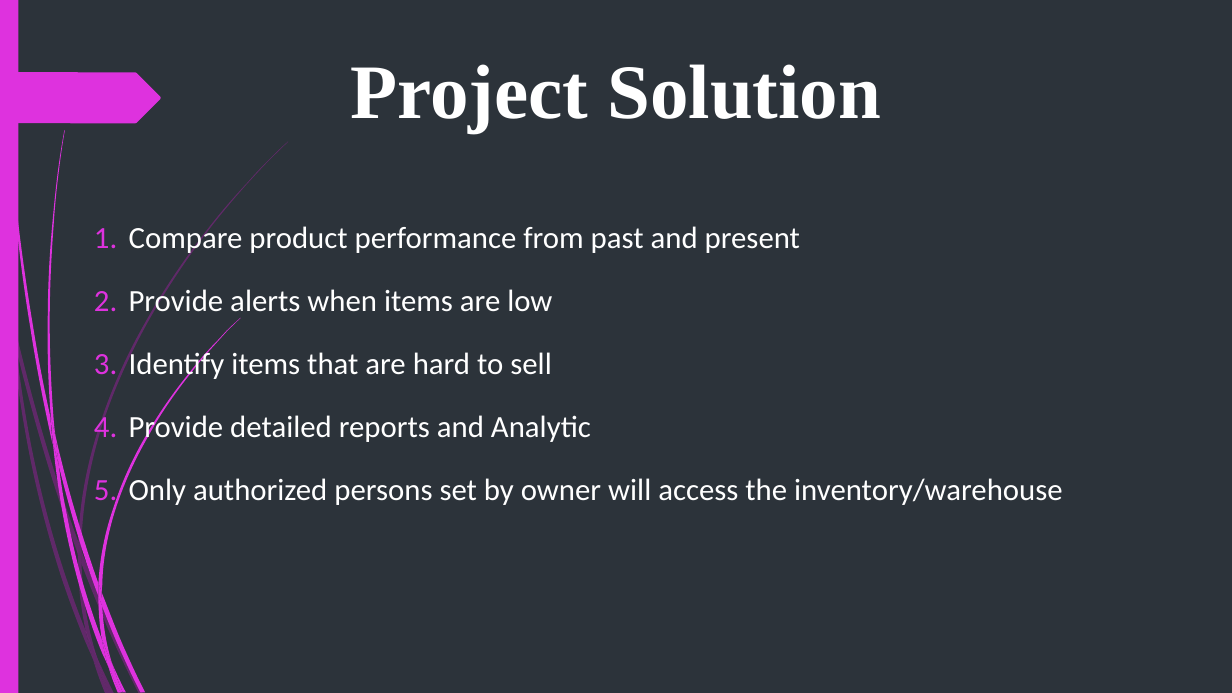
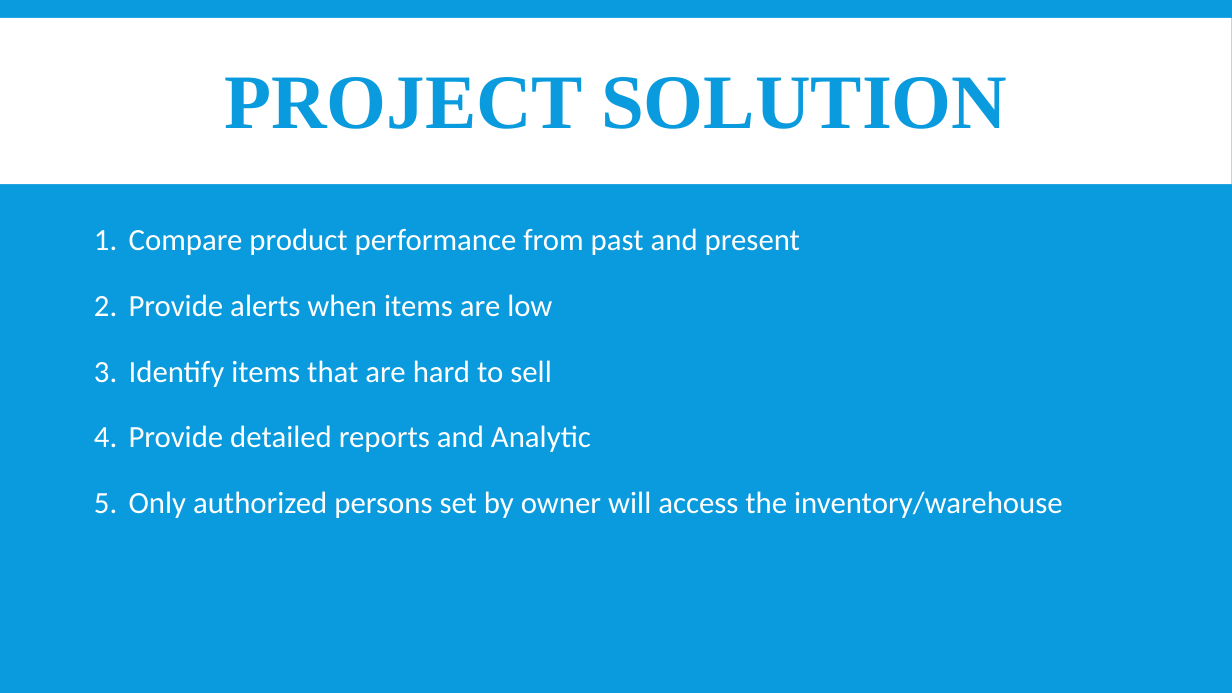
Before and after one commit to abcereno/miniproject1, a slide deck: slide 5 of MINI PROJECT 1 final.pptx. Drawn at 1232x693 pixels with LibreOffice and Linux fonts; fonts in the diff are those of the drawing. Boxes give left, top, right and bottom in pixels: in the first picture for what was removed or moved away, otherwise in the second. Text is boxed around its words. In the diff, an @@ line names an element or a change of style, - is before the commit and + after.

```diff
--- a/MINI PROJECT 1 final.pptx
+++ b/MINI PROJECT 1 final.pptx
@@ background #2C333A to #099BDD @@
@@ rectangle removed at [0, 0, 18, 693] @@
@@ rectangle added at [0, 18, 1232, 184], fill #FFFFFF @@
@@ title "PROJECT SOLUTION" at [224, 77, 1007, 129]: vertical alignment top to middle @@
@@ freeform shape removed at [0, 72, 161, 123] @@
@@ title at [224, 77, 1007, 129]: text changed; text colour #FFFFFF to #099BDD @@
-Project Solution
+PROJECT SOLUTION
@@ text "Compare product performance from past ..." at [129, 228, 1063, 518]: more space between paragraphs; bullet colour #DE32DE to #FFFFFF @@
@@ group removed at [0, 141, 288, 693]: 10 freeform shapes @@
@@ group removed at [3, 0, 240, 693]: 12 freeform shapes @@
```
Also in this commit, not shown: 19 other slides changed, 2 slides added, 1 slide removed.
